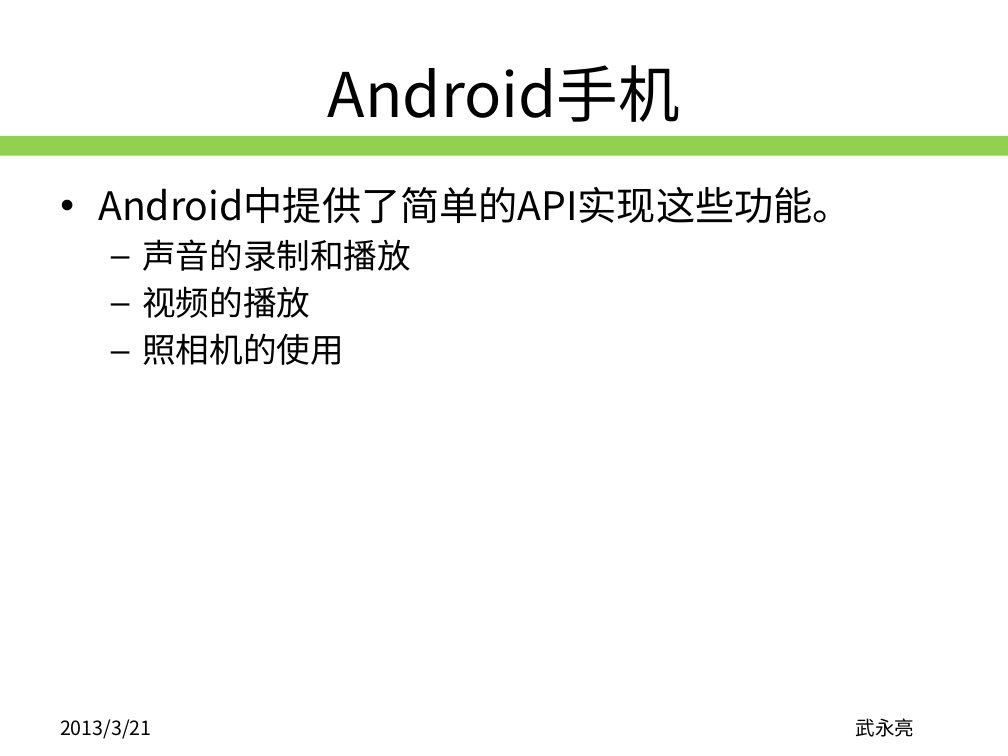
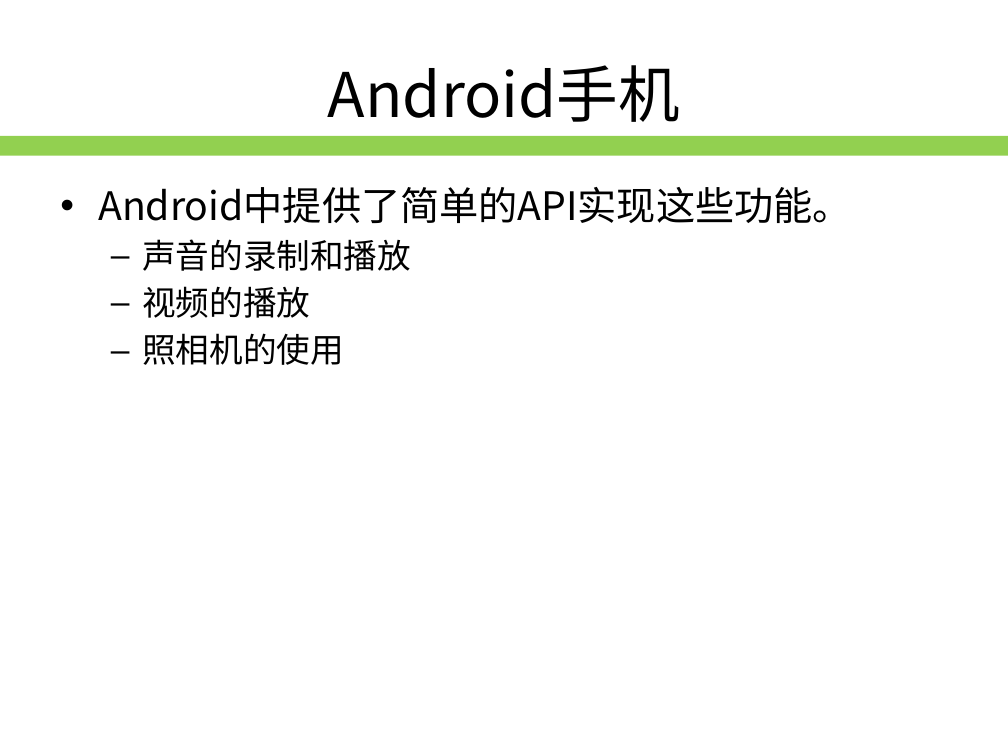
Before and after one commit to edu2act/course-android, a slide deck: slide 4 of materials/slides/ch14.pptx. Drawn at 1008x756 pixels with LibreOffice and Linux fonts; fonts in the diff are those of the drawing; background and template pictures are left out. Boxes give left, top, right and bottom in pixels: in the first picture for what was removed or moved away, otherwise in the second. Text is boxed around its words. In the diff, an @@ line names an element or a change of style, - is before the commit and + after.

```diff
--- a/materials/slides/ch14.pptx
+++ b/materials/slides/ch14.pptx
@@ text removed at (60, 719, 152, 739) @@
-2013/3/21
@@ text removed at (855, 718, 914, 737) @@
-武永亮
```
Also in this commit, not shown: 13 other slides changed, 2 other files.
